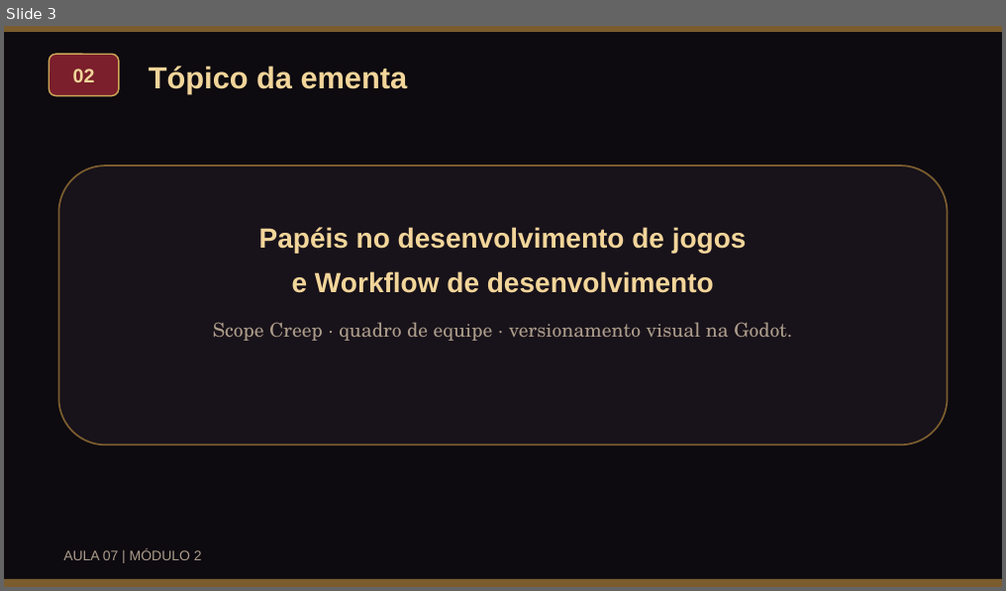
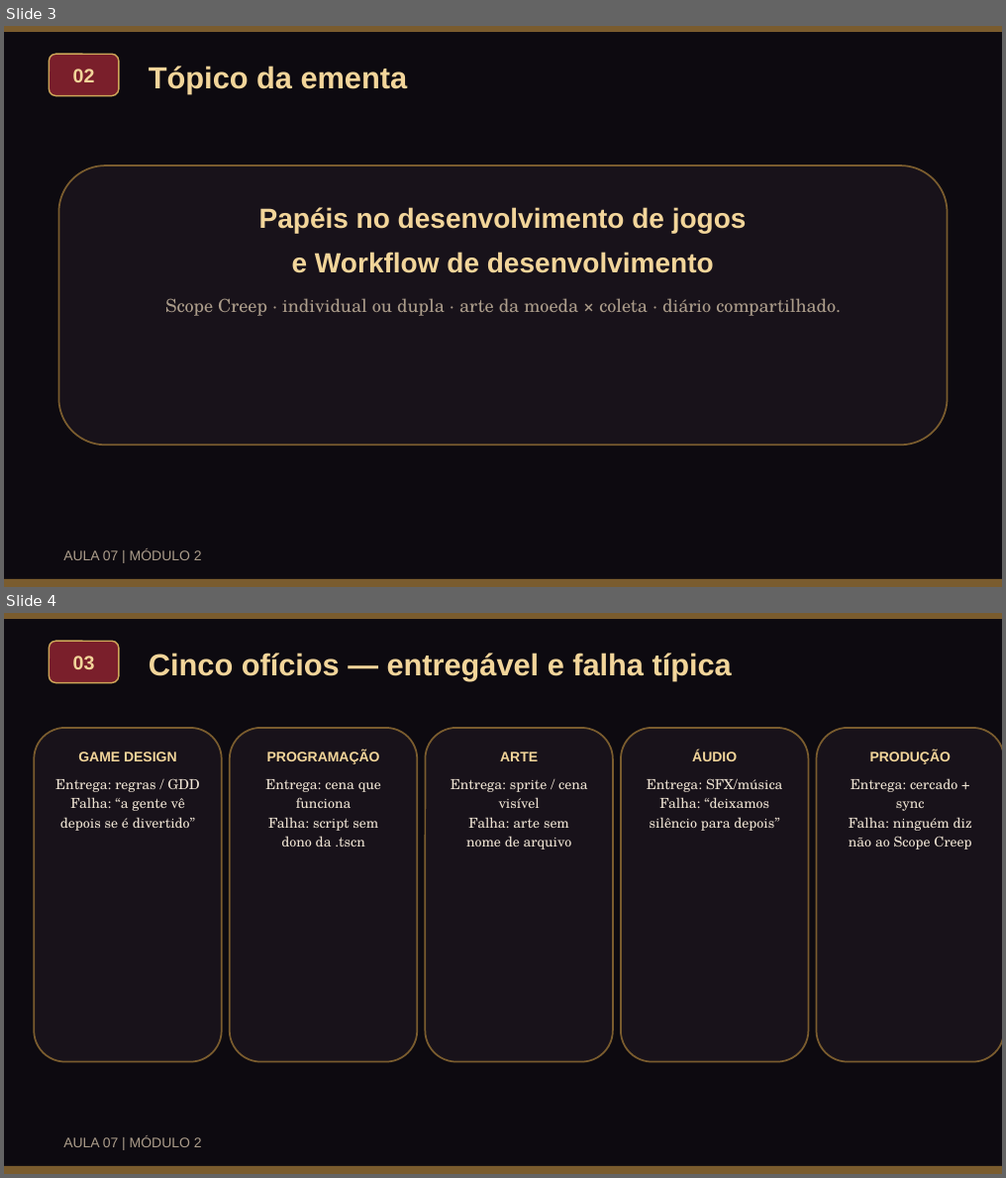
Before and after one commit to VonLuqi/fundamentos-de-jogos-digitais, a slide deck: assets/docs/aulas/aula07_papeis_workflow_slides.pptx. Shown one above the other, each under a label of ours: slide 3 before the commit, slides 3 and 4 after it. The pictures are 1006x591 and 1006x1178 pixels, drawn with LibreOffice and Linux fonts; fonts in the diff are those of the drawing. Boxes give left, top, right and bottom in pixels: in the first picture for what was removed or moved away, otherwise in the second. Text is boxed around its words. In the diff, an @@ line names an element or a change of style, - is before the commit and + after.

```diff
--- a/assets/docs/aulas/aula07_papeis_workflow_slides.pptx
+++ b/assets/docs/aulas/aula07_papeis_workflow_slides.pptx
@@ slide 4 added at (4, 613, 1002, 1174), background #FFFFFF @@
@@ rectangle added at (4, 613, 1002, 1173), fill #0D0A10 @@
@@ rectangle added at (4, 613, 1002, 619), fill #7A5C2E @@
@@ rounded rectangle added at (49, 641, 119, 683), fill #7A1F2B, outline #CFA759 1 pt, 14 pt, text #F2D59A, bold @@
+03
@@ text added at (149, 653, 732, 681), 22 pt, text #F2D59A, bold @@
+Cinco ofícios — entregável e falha típica
@@ rounded rectangle added at (34, 728, 222, 1062), fill #18121A, outline #7A5C2E 1.25 pt @@
@@ rounded rectangle added at (230, 728, 417, 1062), fill #18121A, outline #7A5C2E 1.25 pt @@
@@ rounded rectangle added at (425, 728, 613, 1062), fill #18121A, outline #7A5C2E 1.25 pt @@
@@ rounded rectangle added at (621, 728, 808, 1062), fill #18121A, outline #7A5C2E 1.25 pt @@
@@ rounded rectangle added at (817, 728, 1002, 1062), fill #18121A, outline #7A5C2E 1.25 pt @@
@@ text added at (55, 752, 200, 831), 10 pt, text #ECE1D1 @@
+GAME DESIGN
+Entrega: regras / GDD
+Falha: “a gente vê
+depois se é divertido”
@@ text added at (265, 750, 381, 847), 10 pt, text #ECE1D1 @@
+PROGRAMAÇÃO
+Entrega: cena que
+funciona
+Falha: script sem
+dono da .tscn
@@ text added at (450, 752, 587, 850), 10 pt, text #ECE1D1 @@
+ARTE
+Entrega: sprite / cena
+visível
+Falha: arte sem
+nome de arquivo
@@ text added at (647, 750, 783, 831), 10 pt, text #ECE1D1 @@
+ÁUDIO
+Entrega: SFX/música
+Falha: “deixamos
+silêncio para depois”
@@ text added at (848, 750, 972, 850), 10 pt, text #ECE1D1 @@
+PRODUÇÃO
+Entrega: cercado +
+sync
+Falha: ninguém diz
+não ao Scope Creep
@@ text added at (63, 1137, 202, 1148), 10 pt, text #AB9C8A @@
+AULA 07 | MÓDULO 2
@@ rectangle added at (4, 1165, 1002, 1173), fill #7A5C2E @@
@@ slide 3 changed as well @@
@@ text "Papéis no desenvolvimento de jogos": place and size @@
-text "Papéis no desenvolvimento de jogos" at (213, 227, 792, 341)
+text "Papéis no desenvolvimento de jogos" at (165, 207, 841, 316)
@@ text at (292, 252, 714, 274): less space between paragraphs @@
@@ text at (165, 298, 841, 316): text changed; size 14 to 13 pt @@
-Scope Creep · quadro de equipe · versionamento visual na Godot.
+Scope Creep · individual ou dupla · arte da moeda × coleta · diário compartilhado.
```
Also in this commit, not shown: 6 other slides changed, 9 other slides added, 8 slides removed, 43 other files.
